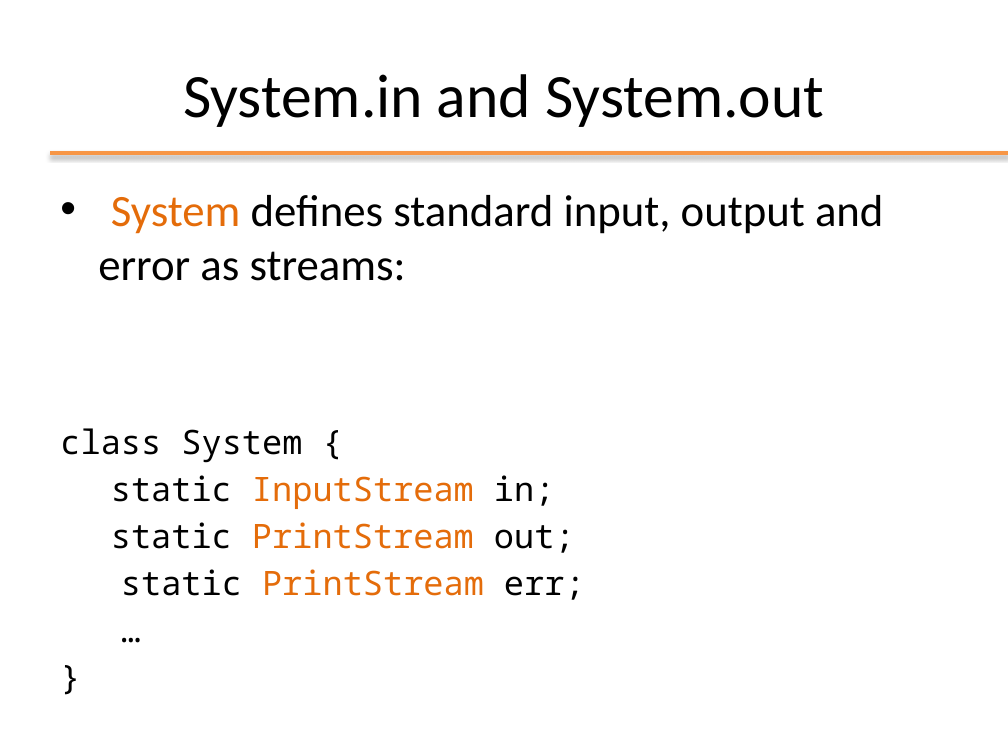
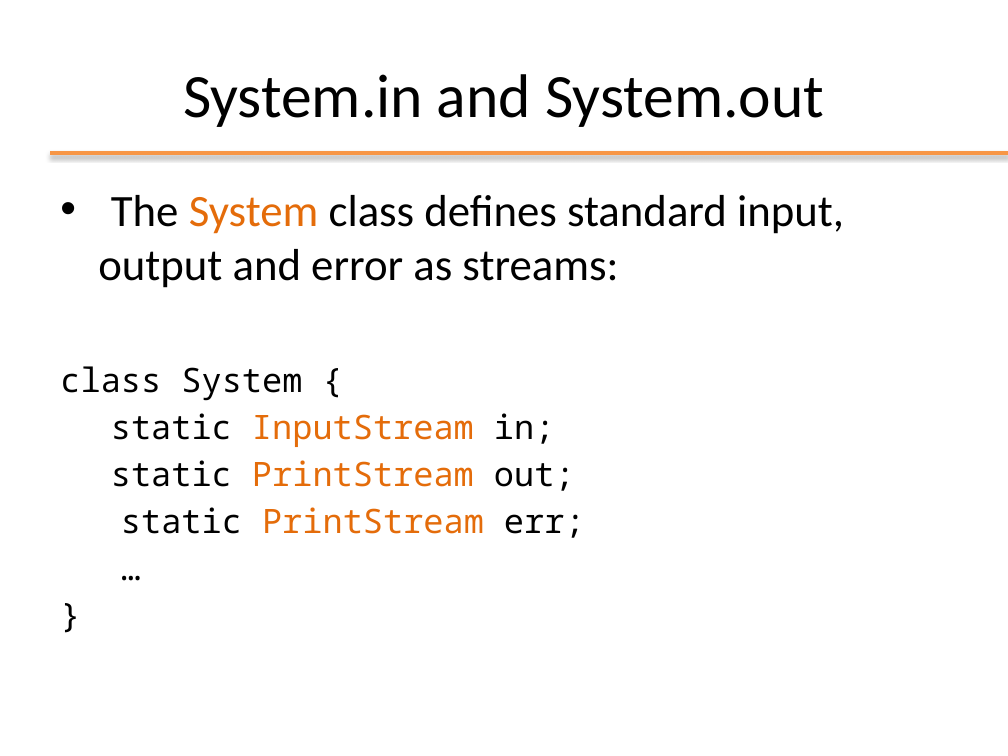
Before and after one commit to Andrea99-beep/ooprogramming, a slide deck: slide 9 of slides/ppt/10_IO.pptx (slide 7 before the commit). Drawn at 1008x756 pixels with LibreOffice and Linux fonts; fonts in the diff are those of the drawing; background and template pictures are left out. Boxes give left, top, right and bottom in pixels: in the first picture for what was removed or moved away, otherwise in the second. Text is boxed around its words. In the diff, an @@ line names an element or a change of style, - is before the commit and + after.

```diff
--- a/slides/ppt/10_IO.pptx
+++ b/slides/ppt/10_IO.pptx
@@ text at box(98, 195, 844, 288): text changed @@
-• System defines standard input, output and error as streams:
+• The System class defines standard input, output and error as streams:
```
Also in this commit, not shown: 12 other slides changed, 2 slides removed, 35 other files.
